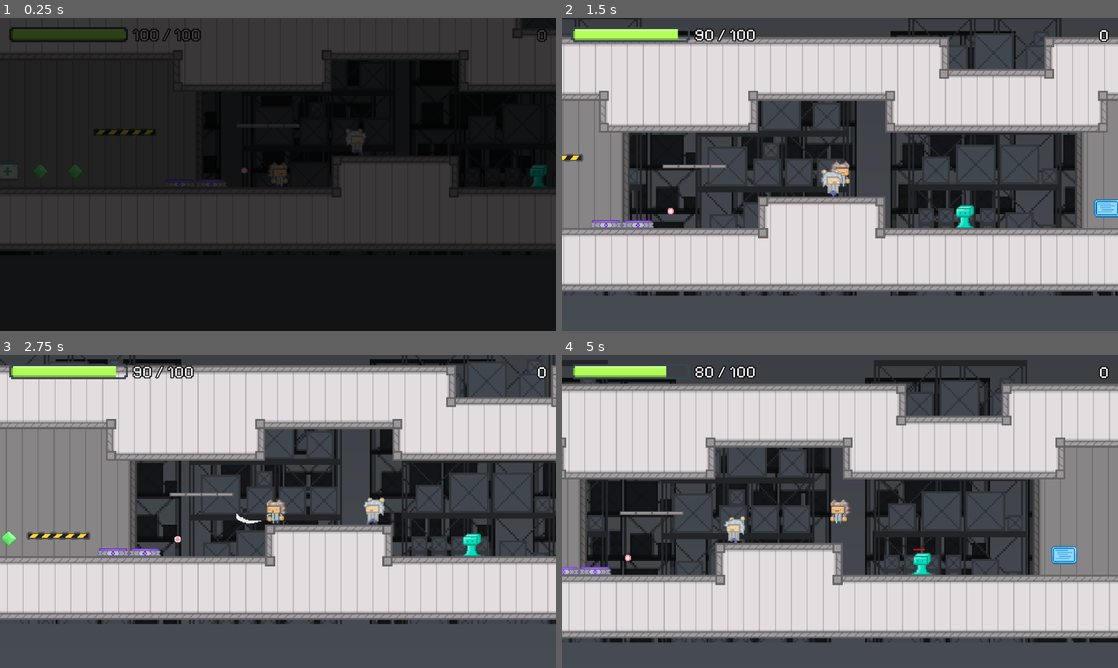
Above: before the commit, frames 1-4 (two rows, left to right).
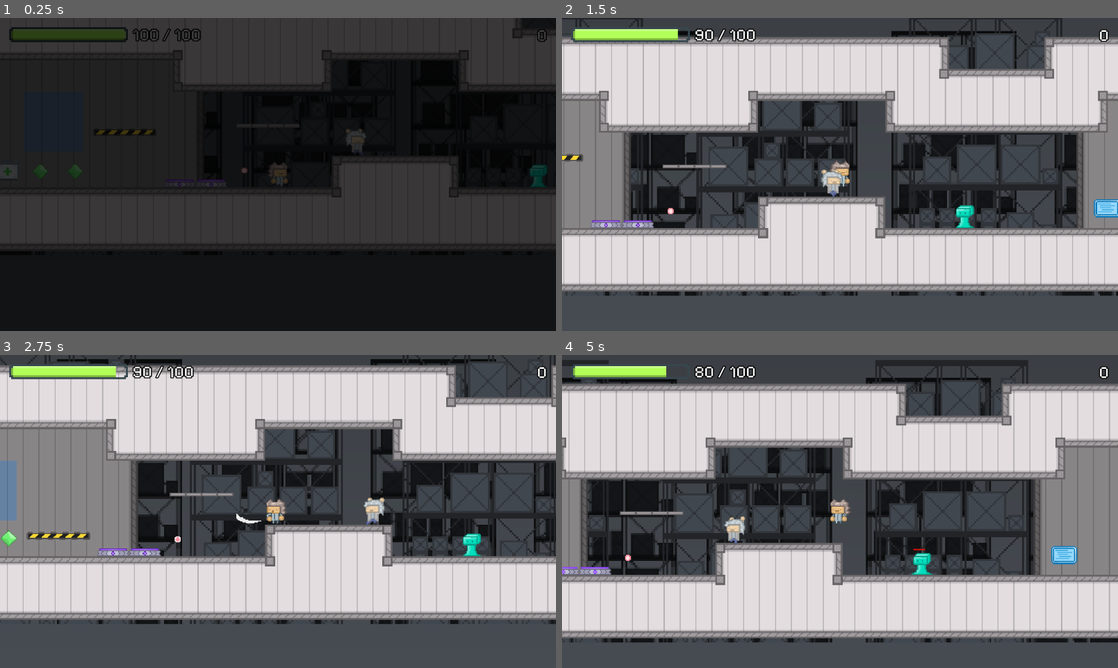
Above: after the commit, the same moments.

Repository: Brian-Magnuson/lab_escape_gd
Game: Godot game, scene res://scenes/level_0.tscn
Same seed, same stepped clock (60 frames per second), same inputs: the game is played once before the commit and once after it.
Inputs (mouse positions are in pixels of both pictures, inside the frame that each line leads up to):
- Up to frame 1 (0.25 s): no input
- Up to frame 2 (1.5 s): move the mouse to (962, 158) at 0.52 s; press the mouse at (962, 158) at 0.53 s; hold D (move_right) from 0.53 s (still down); tap Space (jump) at 0.77 s; move the mouse to (728, 190) at 1.27 s; release the mouse at (728, 190) at 1.28 s; tap E (interact) at 1.35 s
- Up to frame 3 (2.75 s): tap Space (jump) at 1.52 s; move the mouse to (333, 442) at 2.02 s; release D (move_right) at 2.03 s; press the mouse at (333, 442) at 2.03 s; hold A (move_left) from 2.03 s (still down)
- Up to frame 4 (5 s): move the mouse to (812, 574) at 2.77 s; release A (move_left) at 2.78 s; release the mouse at (812, 574) at 2.78 s; hold D (move_right) 2.78-4.28 s; tap E (interact) at 2.85, 4.35 s; tap Space (jump) at 3.02, 3.77, 4.52 s; move the mouse to (1006, 558) at 3.52 s; press the mouse at (1006, 558) at 3.53 s; move the mouse to (673, 464) at 4.27 s; release the mouse at (673, 464) at 4.28 s; hold A (move_left) from 4.28 s (still down)

The runs differ from the first frame. In frame 2, 2.4% of the frame differs, in the area x 0-100%, y 0-89%; in frame 3, 3.0%, in the area x 0-100%, y 0-86%; in frame 4, 2.6%.

Commit message:
Add basic force field

Diff:
--- /dev/null
+++ b/scenes/force_field.tscn
@@ -0,0 +1,25 @@
+[gd_scene load_steps=2 format=3 uid="uid://b6d1tus2rrbnu"]
+
+[sub_resource type="RectangleShape2D" id="RectangleShape2D_lescw"]
+
+[node name="ForceField" type="Area2D"]
+gravity_space_override = 3
+gravity_point_center = Vector2(0, -0.6)
+gravity_direction = Vector2(0, -0.6)
+
+[node name="CollisionShape2D" type="CollisionShape2D" parent="."]
+shape = SubResource("RectangleShape2D_lescw")
+
+[node name="ColorRect" type="ColorRect" parent="."]
+anchors_preset = 8
+anchor_left = 0.5
+anchor_top = 0.5
+anchor_right = 0.5
+anchor_bottom = 0.5
+offset_left = -10.0
+offset_top = -10.0
+offset_right = 10.0
+offset_bottom = 10.0
+grow_horizontal = 2
+grow_vertical = 2
+color = Color(0, 0.478431, 0.980392, 0.25098)
--- a/scenes/level_0.tscn
+++ b/scenes/level_0.tscn
@@ -22,6 +22,7 @@
 [ext_resource type="PackedScene" uid="uid://cv5a0kc0mry3d" path="res://scenes/teleporter_pair.tscn" id="20_36cfx"]
 [ext_resource type="FontFile" uid="uid://ovusp05cp1yp" path="res://assets/fonts/PixelifySans-VariableFont_wght.ttf" id="21_eh5lm"]
 [ext_resource type="PackedScene" uid="uid://c77s6gstc62gs" path="res://scenes/sign.tscn" id="22_4pfwt"]
+[ext_resource type="PackedScene" uid="uid://b6d1tus2rrbnu" path="res://scenes/force_field.tscn" id="23_pikno"]
 
 [sub_resource type="Gradient" id="Gradient_44yx7"]
 colors = PackedColorArray(0.223529, 0.239216, 0.258824, 1, 0.309804, 0.329412, 0.356863, 1)
@@ -615,7 +616,6 @@
 [node name="Background" type="Node2D" parent="."]
 z_index = -5
 texture_filter = 1
-position = Vector2(-1, 0)
 
 [node name="Parallax3" type="Parallax2D" parent="Background"]
 scroll_offset = Vector2(0, 220)
@@ -818,6 +818,12 @@
 [node name="ScrollingTextTimer" type="Timer" parent="UserInterface"]
 wait_time = 0.02
 
+[node name="ForceField" parent="." instance=ExtResource("23_pikno")]
+position = Vector2(8, 446)
+scale = Vector2(3, 3)
+gravity_point_center = Vector2(0, -0.6)
+gravity_direction = Vector2(0, -0.6)
+
 [connection signal="health_updated" from="Player" to="UserInterface" method="_on_player_health_updated"]
 [connection signal="player_died" from="Player" to="UserInterface" method="_on_player_player_died"]
 [connection signal="score_updated" from="Player" to="UserInterface" method="_on_player_score_updated"]
Not shown: 1 places in scenes/level_0.tscn that only renumber resources
